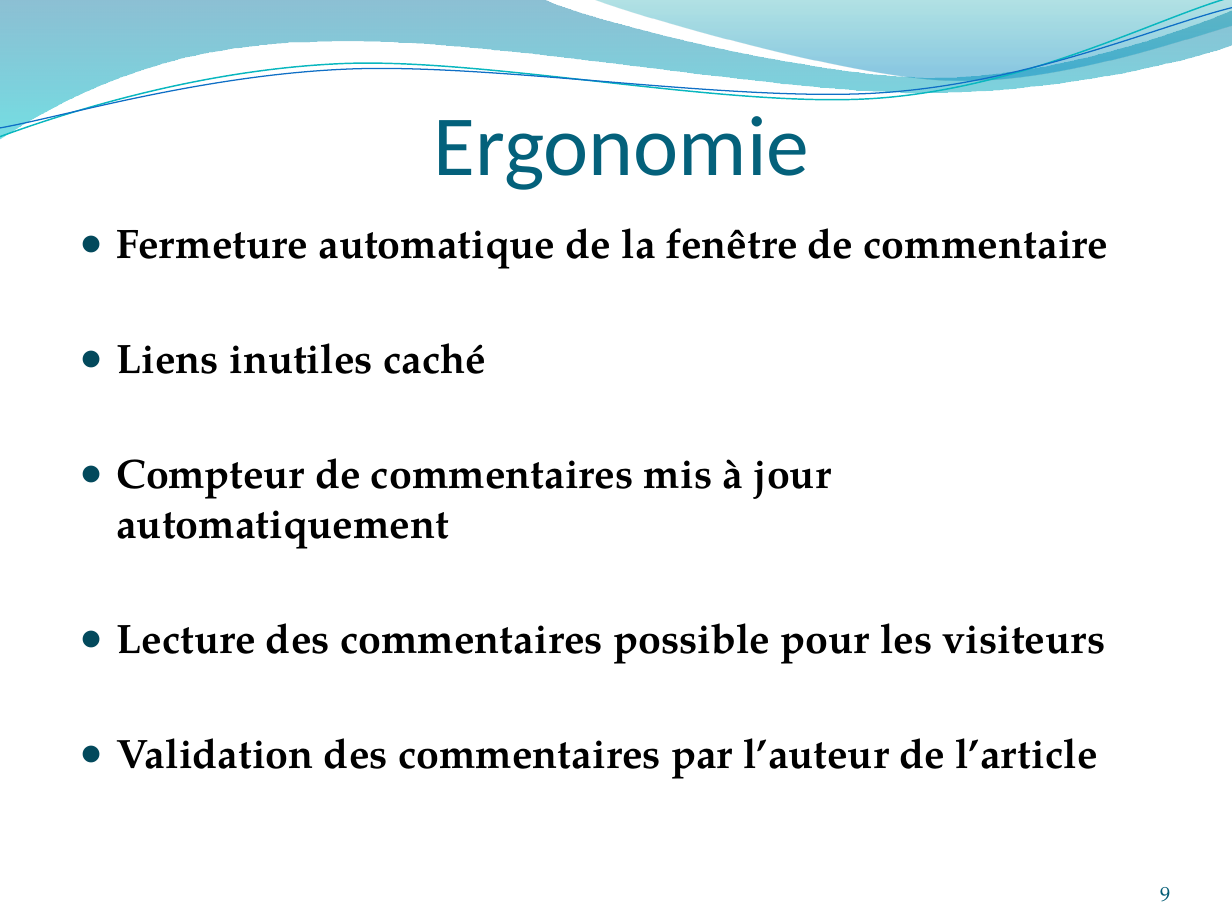
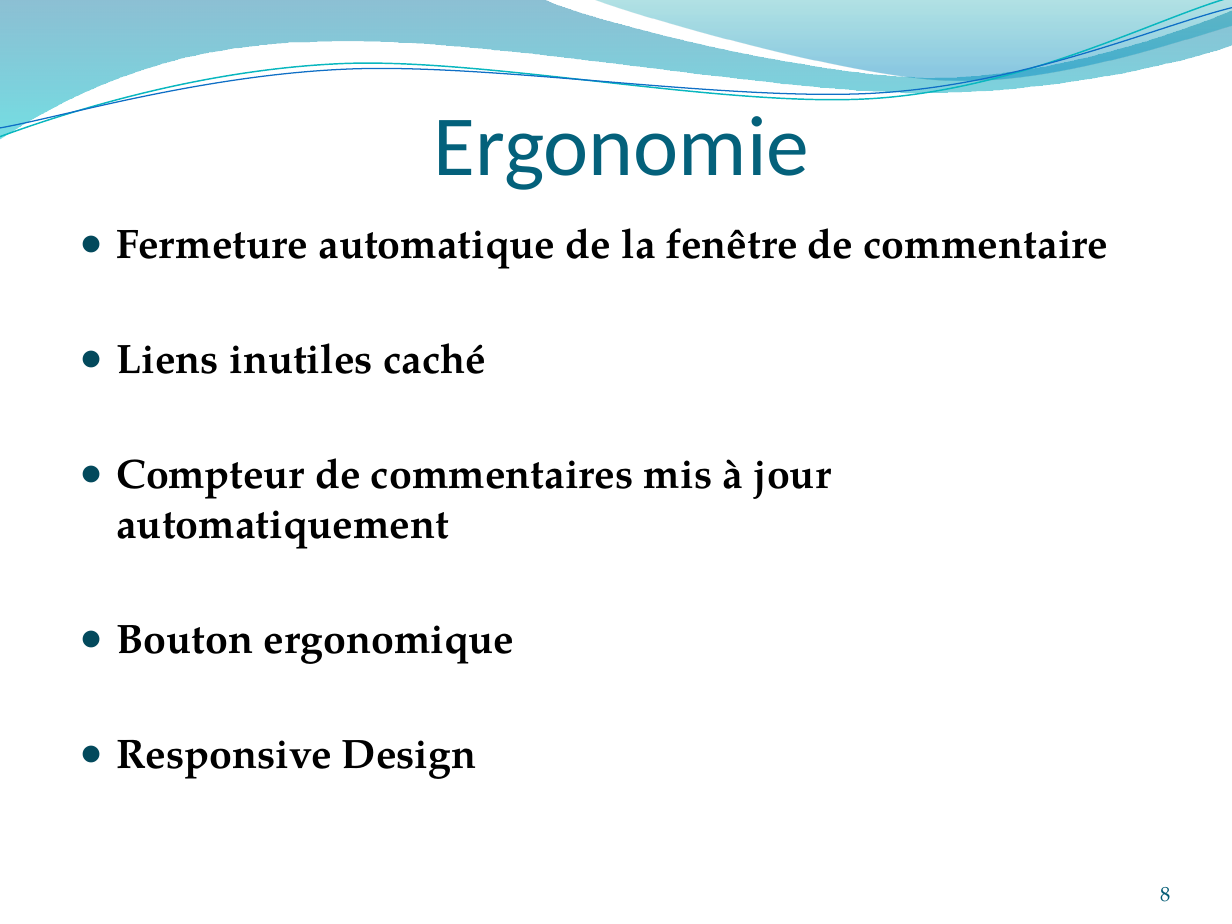
Before and after one commit to cezaire/ProjetSI, a slide deck: slide 8 of src/doc/Présentation/Présentation.pptx (slide 9 before the commit). Drawn at 1232x924 pixels with LibreOffice and Linux fonts; fonts in the diff are those of the drawing; background and template pictures are left out. Boxes give left, top, right and bottom in pixels: in the first picture for what was removed or moved away, otherwise in the second. Text is boxed around its words. In the diff, an @@ line names an element or a change of style, - is before the commit and + after.

```diff
--- a/src/doc/Présentation/Présentation.pptx
+++ b/src/doc/Présentation/Présentation.pptx
@@ text at [116,625,515,779]: text changed @@
-● Lecture des commentaires possible pour les visiteurs
-● Validation des commentaires par l’auteur de l’article
+● Bouton ergonomique
+● Responsive Design
@@ page number at [1160,887,1170,902]: text changed @@
-9
+8
```
Also in this commit, not shown: 2 other slides changed, 1 slide removed, 4 other files.
